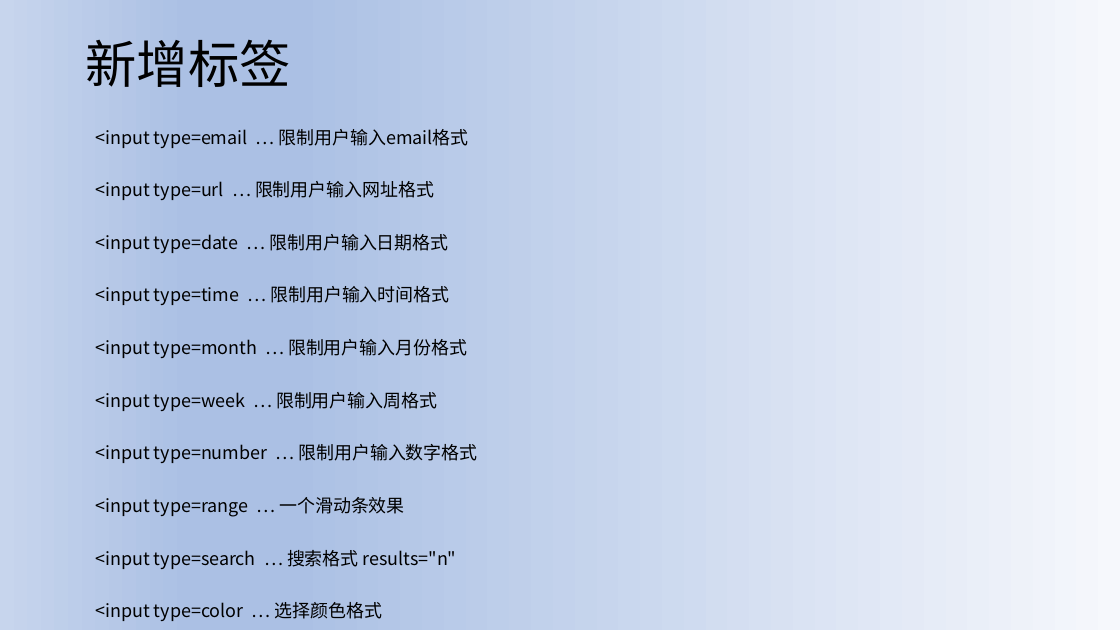
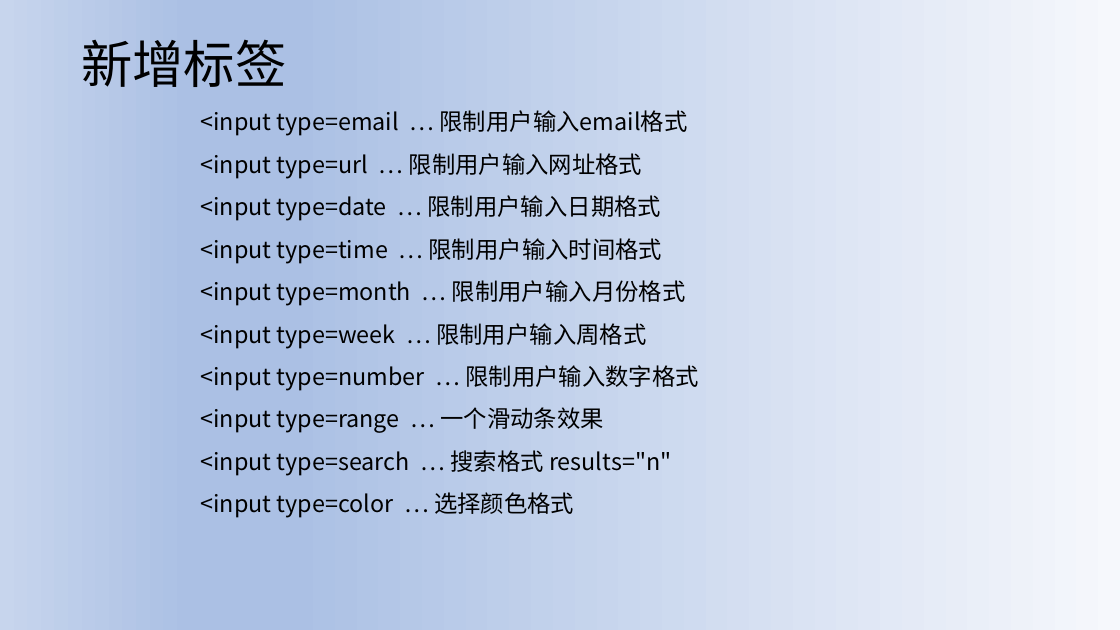
Before and after one commit to johnjackson/H5C3, a slide deck: slide 3 of 第2单元-表单/第二单元form表单.pptx. Drawn at 1120x630 pixels with LibreOffice and Linux fonts; fonts in the diff are those of the drawing. Boxes give left, top, right and bottom in pixels: in the first picture for what was removed or moved away, otherwise in the second. Text is boxed around its words. In the diff, an @@ line names an element or a change of style, - is before the commit and + after.

```diff
--- a/第2单元-表单/第二单元form表单.pptx
+++ b/第2单元-表单/第二单元form表单.pptx
@@ title "新增标签" moved from (x1=85, y1=39, x2=290, y2=87) to (x1=81, y1=39, x2=286, y2=87) @@
@@ text "<input type=email … 限制用户输入email格式" moved from (x1=95, y1=129, x2=477, y2=621) to (x1=200, y1=110, x2=699, y2=518) @@
@@ text "<input type=email … 限制用户输入email格式" at (x1=200, y1=110, x2=699, y2=518): size 15.4 to 20 pt; indent changed; line spacing 1.9 to 1.1 @@
```
Also in this commit, not shown: 10 other slides changed, 4 other files.
